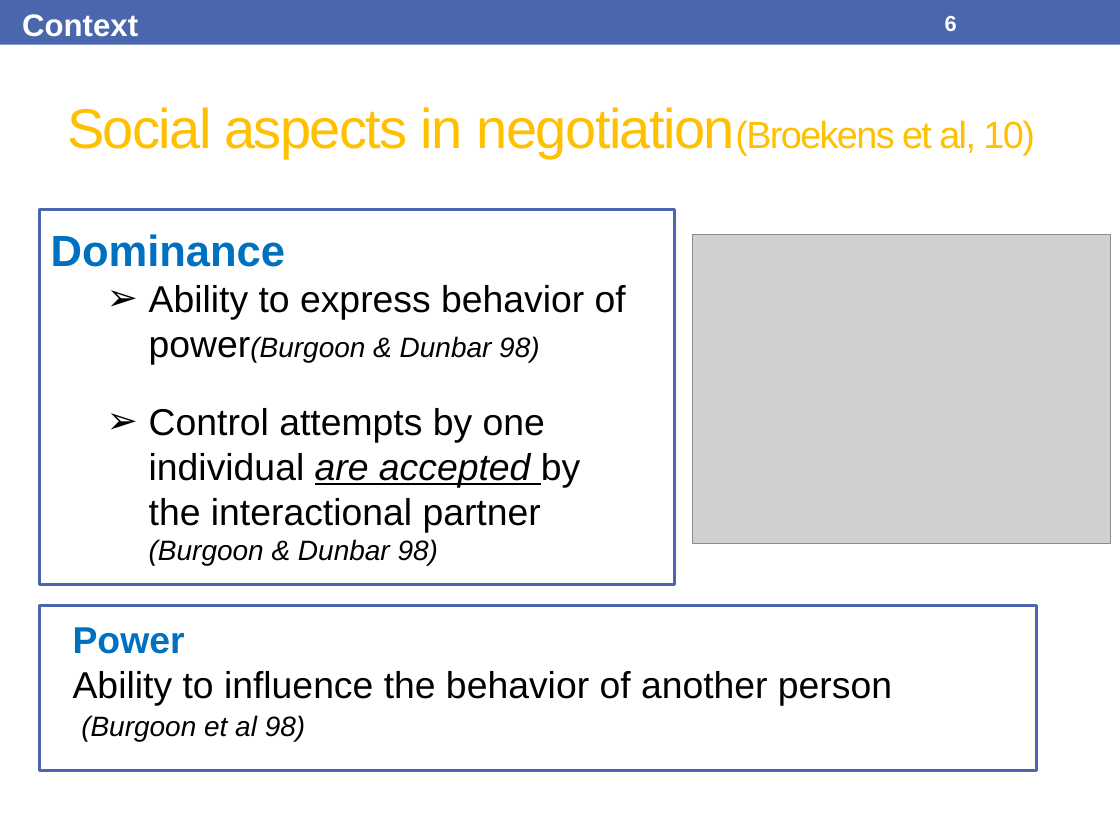
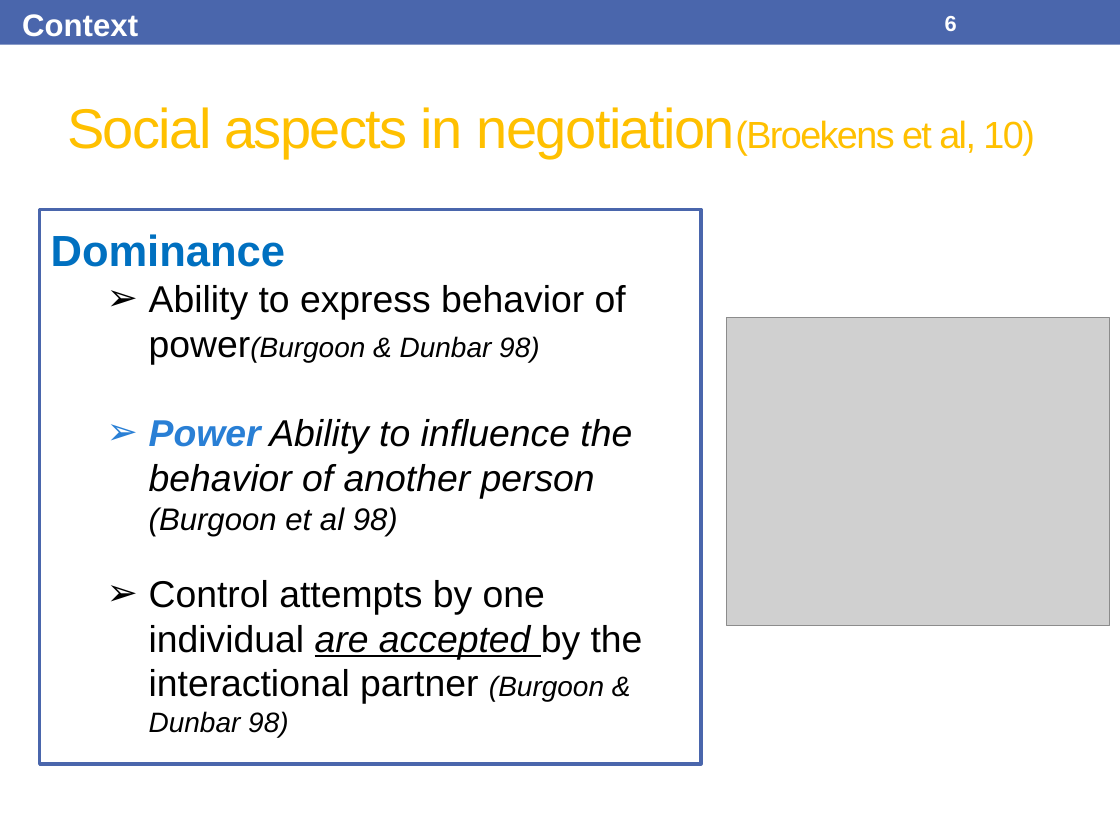
Before and after one commit to Olydia/Discolog, a slide deck: slide 6 of papers/Presentations/IVA17/IVA17.pptx. Drawn at 1120x840 pixels with LibreOffice and Linux fonts; fonts in the diff are those of the drawing; grey boxes stand for pictures. Boxes give left, top, right and bottom in pixels: in the first picture for what was removed or moved away, otherwise in the second. Text is boxed around its words. In the diff, an @@ line names an element or a change of style, - is before the commit and + after.

```diff
--- a/papers/Presentations/IVA17/IVA17.pptx
+++ b/papers/Presentations/IVA17/IVA17.pptx
@@ rectangle: place and size @@
-rectangle at box(39, 209, 674, 585)
+rectangle at box(39, 209, 701, 764)
@@ picture: place and size @@
-picture at box(692, 235, 1110, 544)
+picture at box(727, 317, 1110, 626)
@@ text at box(149, 419, 632, 536): paragraph added @@
+  ➢ Power Ability to influence the behavior of another person (Burgoon et al 98)
@@ rectangle removed at box(39, 605, 1036, 771) @@
@@ text removed at box(73, 627, 892, 742) @@
-Power
-Ability to influence the behavior of another person
-(Burgoon et al 98)
```
Also in this commit, not shown: 4 other slides changed.
